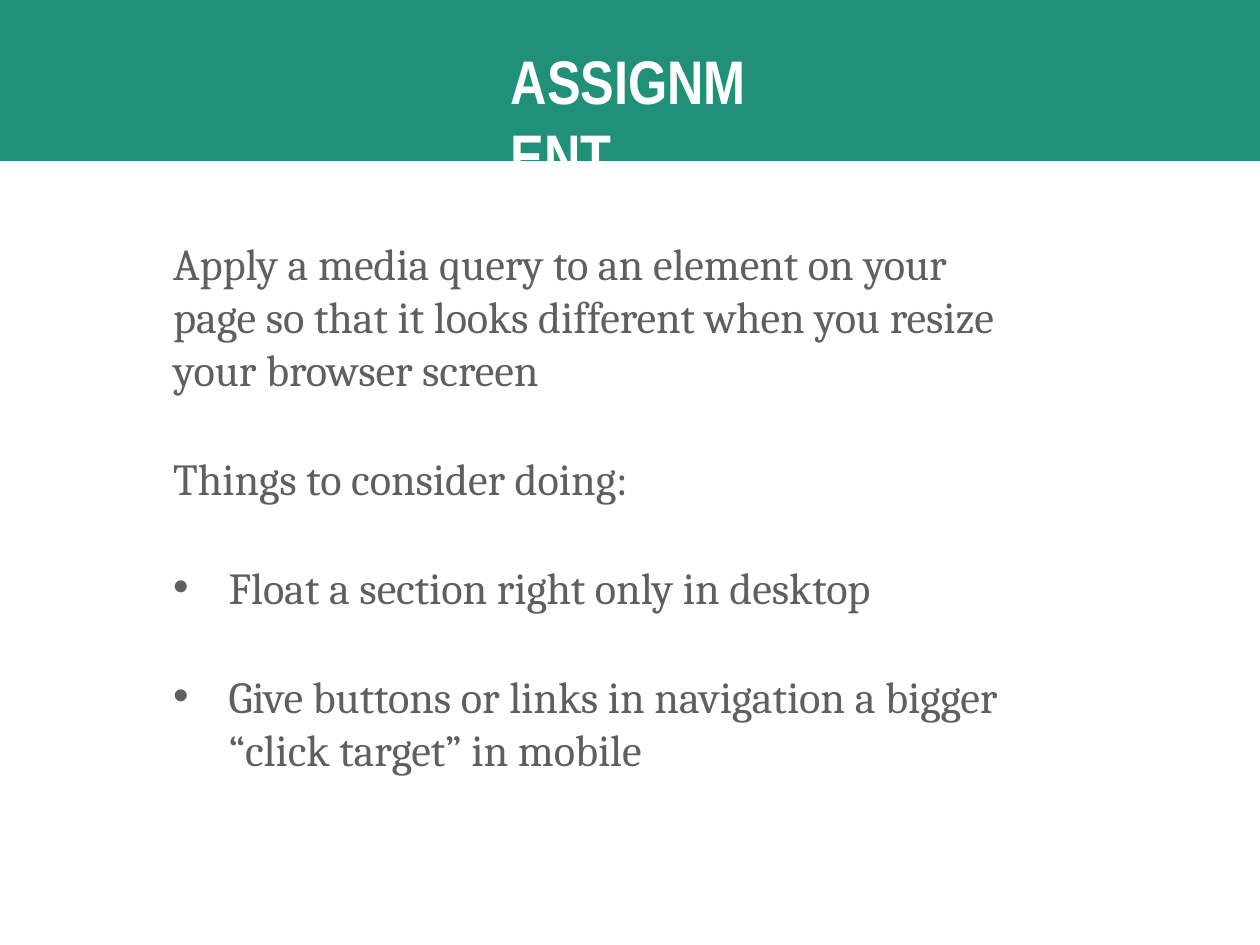
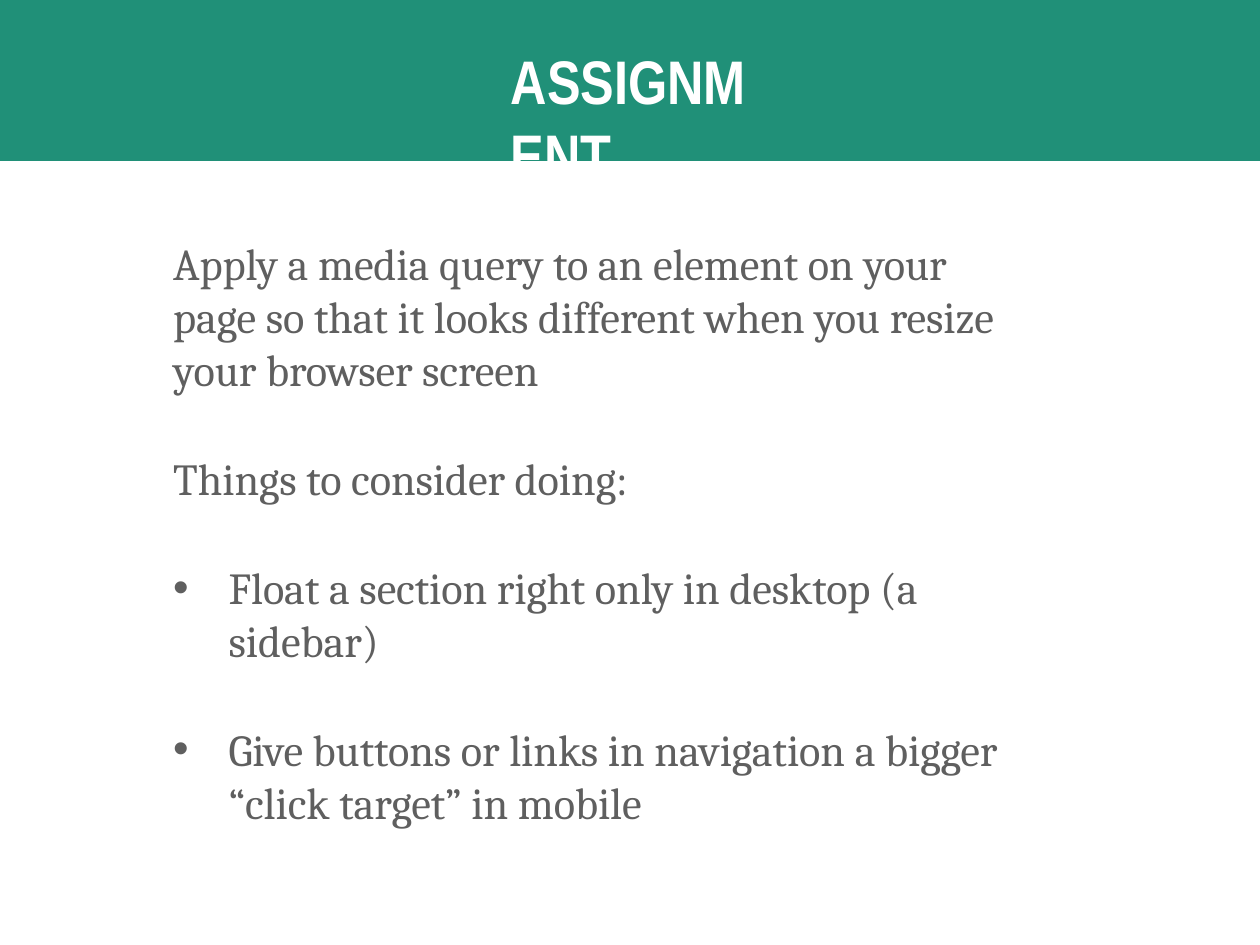
Before and after one commit to kweeket/kweeket.github.io, a slide deck: slide 41 of slides/week-5.pptx (slide 45 before the commit). Drawn at 1260x945 pixels with LibreOffice and Linux fonts; fonts in the diff are those of the drawing. Boxes give left, top, right and bottom in pixels: in the first picture for what was removed or moved away, otherwise in the second. Text is boxed around its words. In the diff, an @@ line names an element or a change of style, - is before the commit and + after.

```diff
--- a/slides/week-5.pptx
+++ b/slides/week-5.pptx
@@ text at [229, 573, 918, 663]: text changed @@
-• Float a section right only in desktop
+• Float a section right only in desktop (a sidebar)
```
Also in this commit, not shown: 1 other slide changed, 4 slides removed, 4 other files.
